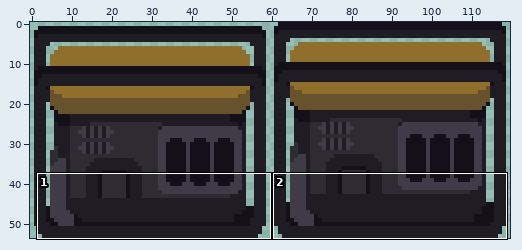
File history of a sprite sheet, MiniJam Ghost/Assets/Sprites/Generator-Sheet.png. The first picture is a wide view before the edit; the outline marks the close-up.
Close-up. Before the edit:
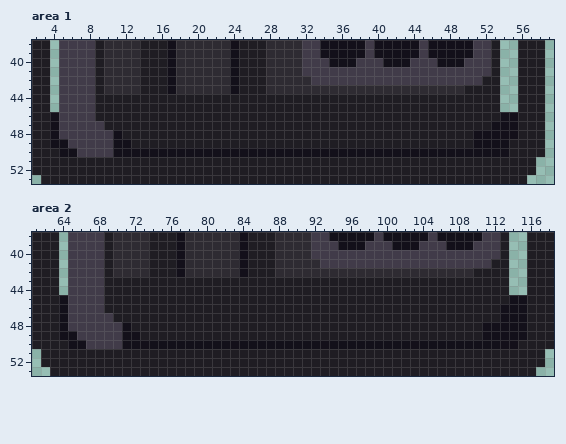
The file is 120x54 pixels. Colours within 5 levels of each other are drawn and written as one. Shown: area 1: x 2..59, y 38..53; area 2: x 61..118, y 38..53.
After the commit:
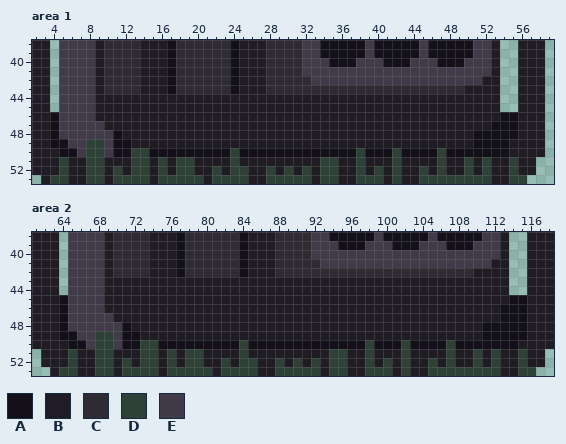
Palette (. is transparent): A #13101a  B #1f1d23  C #2e2b32  D #2e4136  E #413b49
Change:
Area 1:
y 49: x 8..9 EE -> DD
y 50: x 8..9 EE -> DD; x 13..14 AA -> DD; x 24 A -> D; x 38 A -> D; x 42 A -> D; x 47 A -> D
y 51: x 5 B -> D; x 8..9 BB -> DD; x 13..14 BB -> DD; x 16 B -> D; x 18..19 BB -> DD; x 24 B -> D; x 34..35 BB -> DD; x 38 B -> D; x 42 B -> D; x 47 B -> D; x 50 B -> D; x 52 B -> D; x 55 B -> D
y 52: x 5 B -> D; x 8..9 BB -> DD; x 11 B -> D; x 13..14 BB -> DD; x 16 B -> D; x 18..19 BB -> DD; x 22 B -> D; x 24..25 BB -> DD; x 28 B -> D; x 30 B -> D; x 32 B -> D; x 34..35 BB -> DD; x 38 B -> D; x 40 B -> D; x 42 B -> D; x 45 B -> D; x 47 B -> D; x 50 B -> D; x 52 B -> D; x 55 B -> D
y 53: x 4..5 BB -> DD; x 8..9 BB -> DD; x 11..14 BBBB -> DDDD; x 16..20 BBBBB -> DDDDD; x 22..25 BBBB -> DDDD; x 28..32 BBBBB -> DDDDD; x 34..35 BB -> DD; x 38..40 BBB -> DDD; x 42 B -> D; x 45..52 BBBBBBBB -> DDDDDDDD; x 55..56 BB -> DD
Area 2:
y 49: x 68..69 EE -> DD
y 50: x 68..69 EE -> DD; x 73..74 AA -> DD; x 84 A -> D; x 98 A -> D; x 102 A -> D; x 107 A -> D
y 51: x 65 B -> D; x 68..69 BB -> DD; x 73..74 BB -> DD; x 76 B -> D; x 78..79 BB -> DD; x 84 B -> D; x 94..95 BB -> DD; x 98 B -> D; x 102 B -> D; x 107 B -> D; x 110 B -> D; x 112 B -> D; x 115 B -> D
y 52: x 65 B -> D; x 68..69 BB -> DD; x 71 B -> D; x 73..74 BB -> DD; x 76 B -> D; x 78..79 BB -> DD; x 82 B -> D; x 84..85 BB -> DD; x 88 B -> D; x 90 B -> D; x 92 B -> D; x 94..95 BB -> DD; x 98 B -> D; x 100 B -> D; x 102 B -> D; x 105 B -> D; x 107 B -> D; x 110 B -> D; x 112 B -> D; x 115 B -> D
y 53: x 64..65 BB -> DD; x 68..69 BB -> DD; x 71..74 BBBB -> DDDD; x 76..80 BBBBB -> DDDDD; x 82..85 BBBB -> DDDD; x 88..92 BBBBB -> DDDDD; x 94..95 BB -> DD; x 98..100 BBB -> DDD; x 102 B -> D; x 105..112 BBBBBBBB -> DDDDDDDD; x 115..116 BB -> DD
Changed places in both close-ups, as pixel boxes (x1, y1, x2, y2):
changed: (50, 139, 527, 184)
changed: (59, 331, 536, 376)
